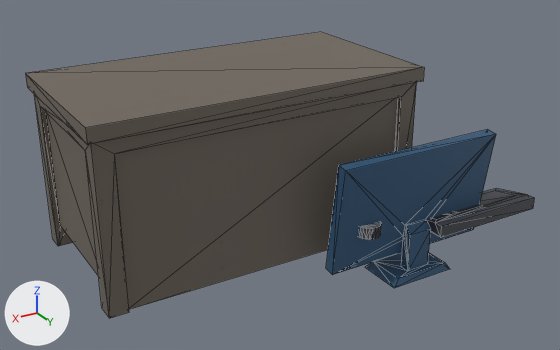
The glTF model unity/Assets/Art/BlenderBaked/prop-desk/mesh_prop-desk.glb: old version first, new version second.
Camera for both pictures: a camera (50 mm lens) standing at (1.669, 2.476, 1.448) and looking at (0.362, 0.298, 0.359). Every picture has the same lights, and +X, +Y and +Z are marked at lower left. The picture after the commit comes second. Mesh edges are drawn as thin lines. Vertices at exactly the same position are counted once.

The first picture shows 'mesh_prop-desk'.
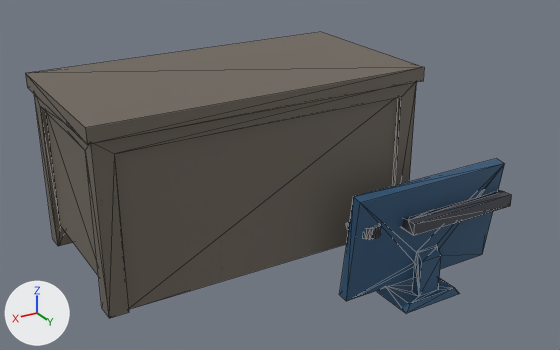
Location of each change, (x1, y1, x2, y2) in pixels of the pictures (560 x 350 px; the box of a moved part takes in the faces that stretch with it):
'mesh_prop-desk', reshaped: before (25, 32, 534, 318); after (25, 32, 512, 318)
part 1 of me_mesh_desk, moved or reshaped: before (326, 129, 496, 288); after (339, 159, 505, 313)
part 2 of me_mesh_desk, moved or reshaped: before (427, 188, 534, 238); after (402, 190, 512, 236)

Diff of the bpy script that builds the scene:
```diff
--- a/unity/Assets/Art/BlenderBaked/prop-desk/mesh_prop-desk.glb.py
+++ b/unity/Assets/Art/BlenderBaked/prop-desk/mesh_prop-desk.glb.py
@@ me_mesh_desk @@
 # used by ob_mesh_prop_desk; location = (0.0, 0.0, 0.17)
-me_mesh_desk.from_pydata(...)  # 191 vertices, 362 faces; spans x -0.42..1.12, y -0.17..0.77, z -0.09..0.6
+me_mesh_desk.from_pydata(...)  # 191 vertices, 362 faces; spans x -0.3..1.12, y -0.17..0.77, z -0.21..0.6
+# me_mesh_desk part 1: the loose piece of 38 vertices spanning x -0.23..0.39, y 0.59..0.75, z -0.09..0.37 is moved by (-0.06, 0.0, -0.12)
+# me_mesh_desk part 2: the loose piece of 18 vertices spanning x -0.42..0.02, y 0.59..0.77, z 0.06..0.1 is moved by (0.12, 0.0, 0.04)
 me_mesh_desk.materials.append(mat_m_prop_desk)
```
